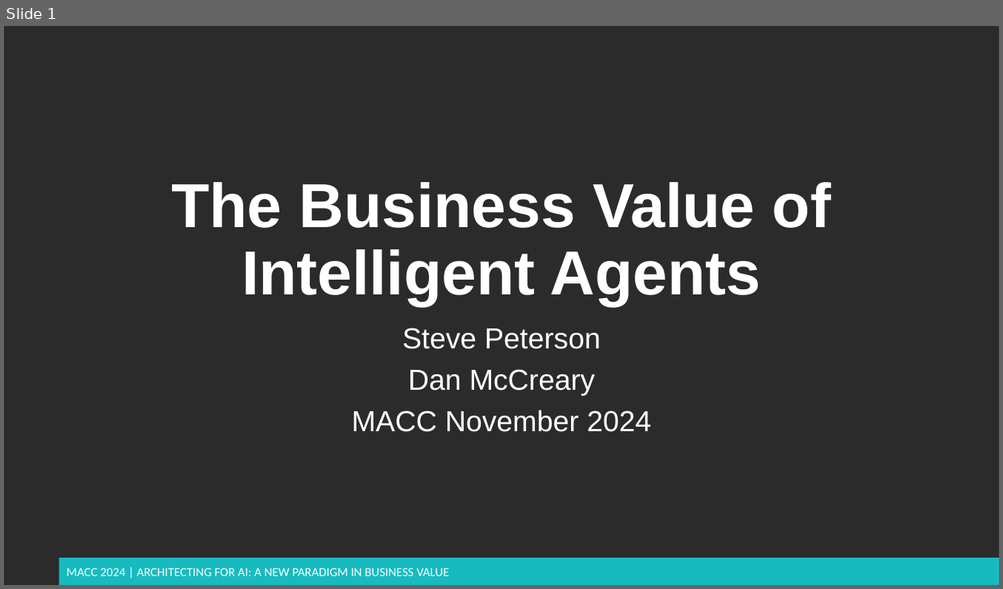
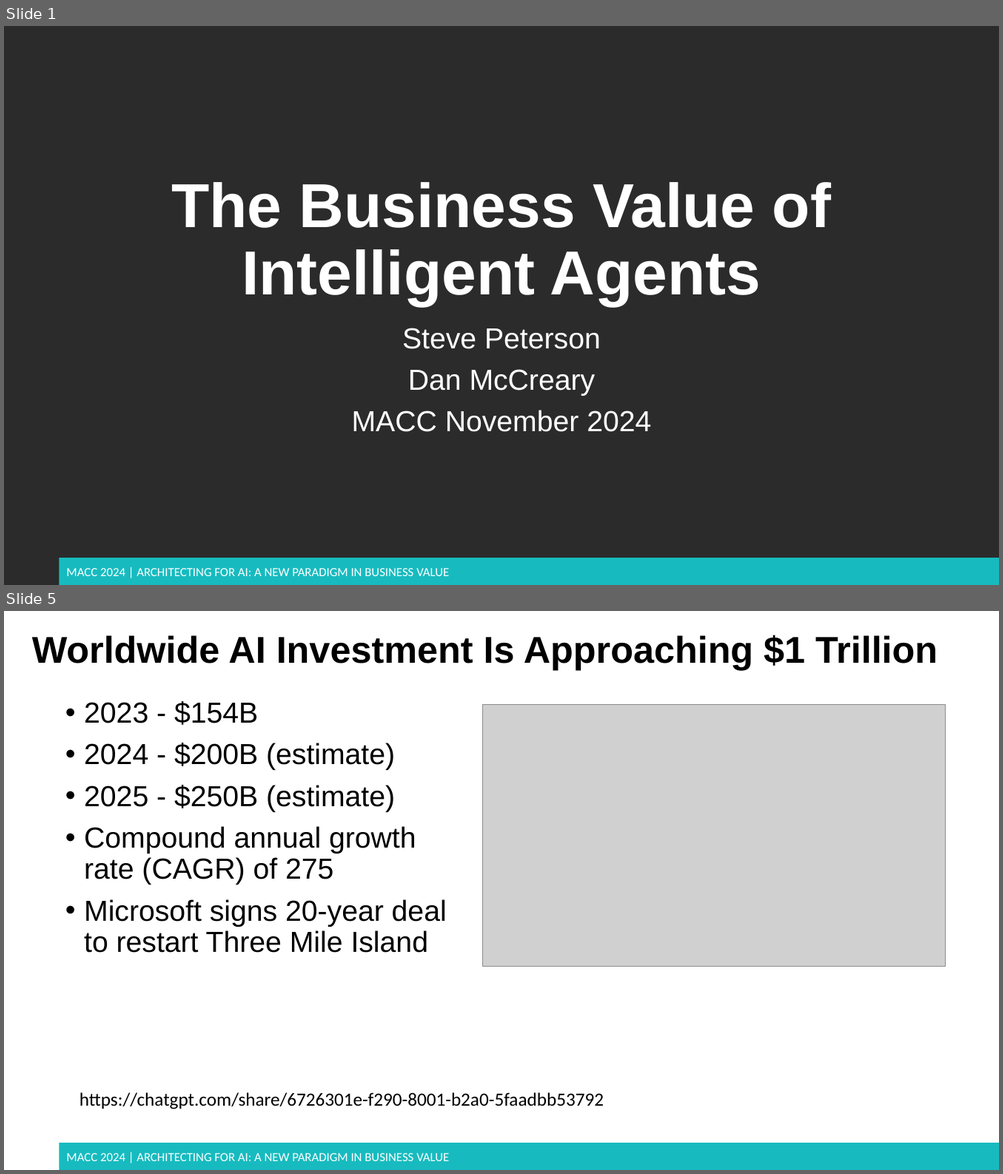
Before and after one commit to dmccreary/genai-arch-patterns, a slide deck: slides/MACC-2024-bv-of-agents.pptx. Shown one above the other, each under a label of ours: slide 1 before the commit, slides 1 and 5 after it; the slides between them are not shown. The pictures are 1003x589 and 1003x1174 pixels, drawn with LibreOffice and Linux fonts; fonts in the diff are those of the drawing; grey boxes stand for pictures; background and template pictures are left out; a plain dark background stands for a picture behind light text. Boxes give left, top, right and bottom in pixels: in the first picture for what was removed or moved away, otherwise in the second. Text is boxed around its words. In the diff, an @@ line names an element or a change of style, - is before the commit and + after.

```diff
--- a/slides/MACC-2024-bv-of-agents.pptx
+++ b/slides/MACC-2024-bv-of-agents.pptx
@@ slide 5 added at <box>4,611,999,1170</box>, background #FFFFFF; not listed: 2 template elements that a slide beside it also shows @@
@@ title added at <box>32,635,937,670</box>, 36 pt, text #000000, bold @@
+Worldwide AI Investment Is Approaching $1 Trillion
@@ text added at <box>84,701,447,953</box>, 28 pt, text #000000 @@
+• 2023 - $154B
+• 2024 - $200B (estimate)
+• 2025 - $250B (estimate)
+• Compound annual growth rate (CAGR) of 275
+• Microsoft signs 20-year deal to restart Three Mile Island
@@ picture added at <box>483,704,945,967</box> @@
@@ text added at <box>79,1093,603,1110</box>, 18 pt, text #000000 @@
+https://chatgpt.com/share/6726301e-f290-8001-b2a0-5faadbb53792
```
Also in this commit, not shown: 9 slides changed, 9 other slides added, 1 slide removed, 7 other files.
